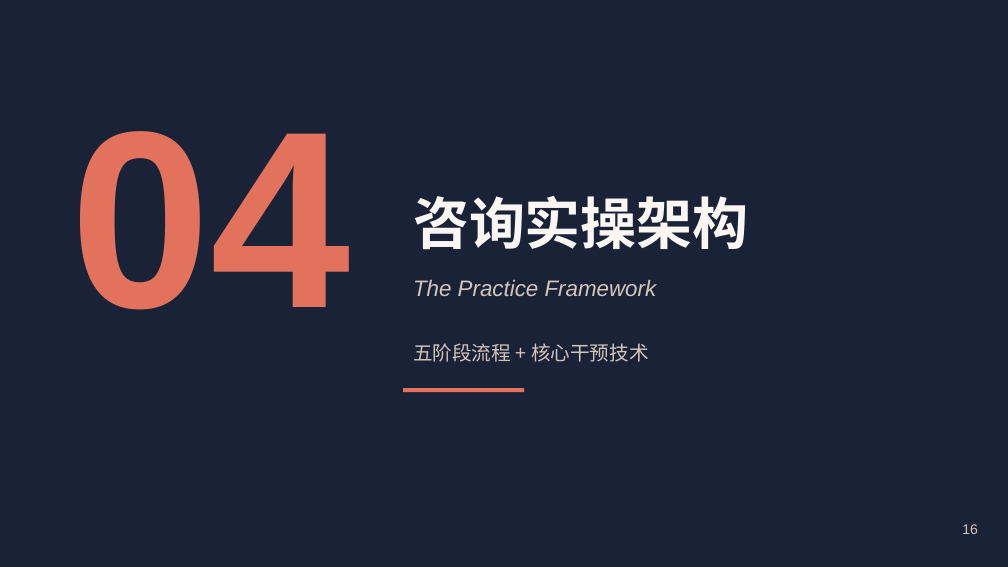
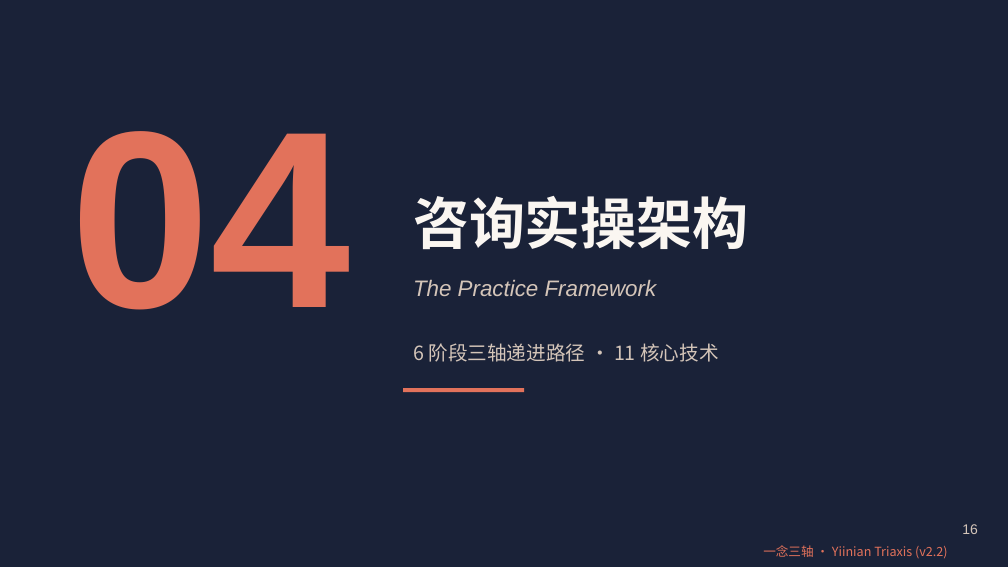
Before and after one commit to Yiinian1314/tri-axis-attachment-enneagram-framework-v2.2, a slide deck: slide 16 of 03-培训PPT/attachment-enneagram-consultation-training.pptx. Drawn at 1008x567 pixels with LibreOffice and Linux fonts; fonts in the diff are those of the drawing. Boxes give left, top, right and bottom in pixels: in the first picture for what was removed or moved away, otherwise in the second. Text is boxed around its words. In the diff, an @@ line names an element or a change of style, - is before the commit and + after.

```diff
--- a/03-培训PPT/attachment-enneagram-consultation-training.pptx
+++ b/03-培训PPT/attachment-enneagram-consultation-training.pptx
@@ text at <box>413,343,718,362</box>: text changed @@
-五阶段流程 + 核心干预技术
+6 阶段三轴递进路径 · 11 核心技术
@@ text added at <box>763,545,948,559</box>, 9 pt, text #E2725B @@
+一念三轴 · Yiinian Triaxis (v2.2)
```
Also in this commit, not shown: 13 other slides changed, 2 slides added, 1 slide removed, 28 other files.
